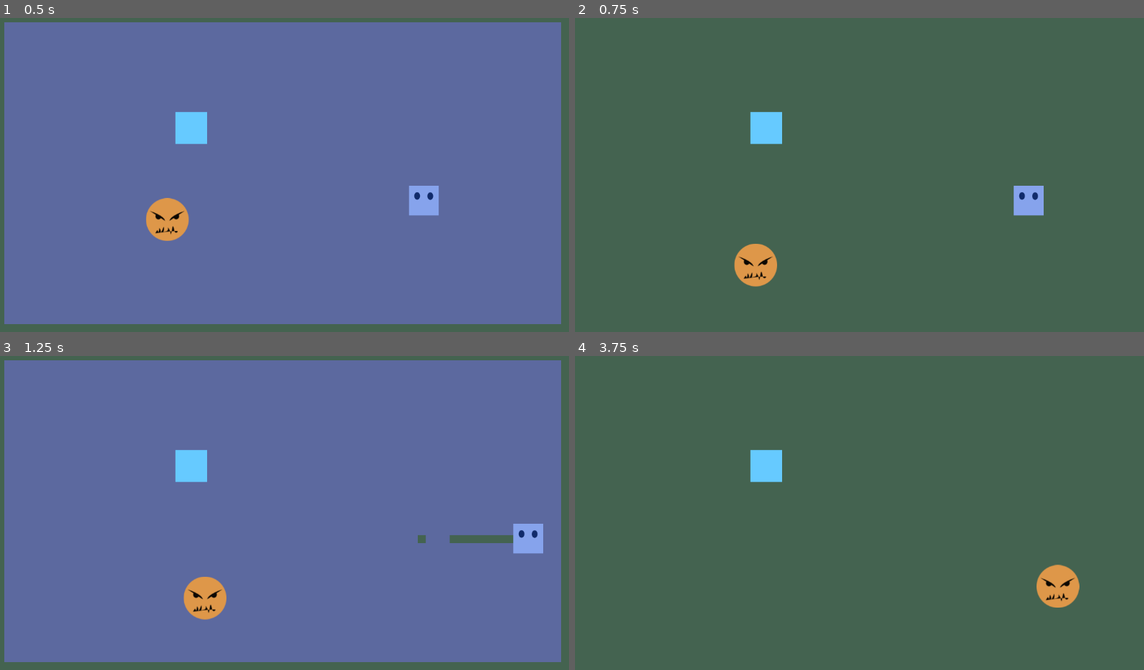
Above: before the commit, frames 1-4 (two rows, left to right).
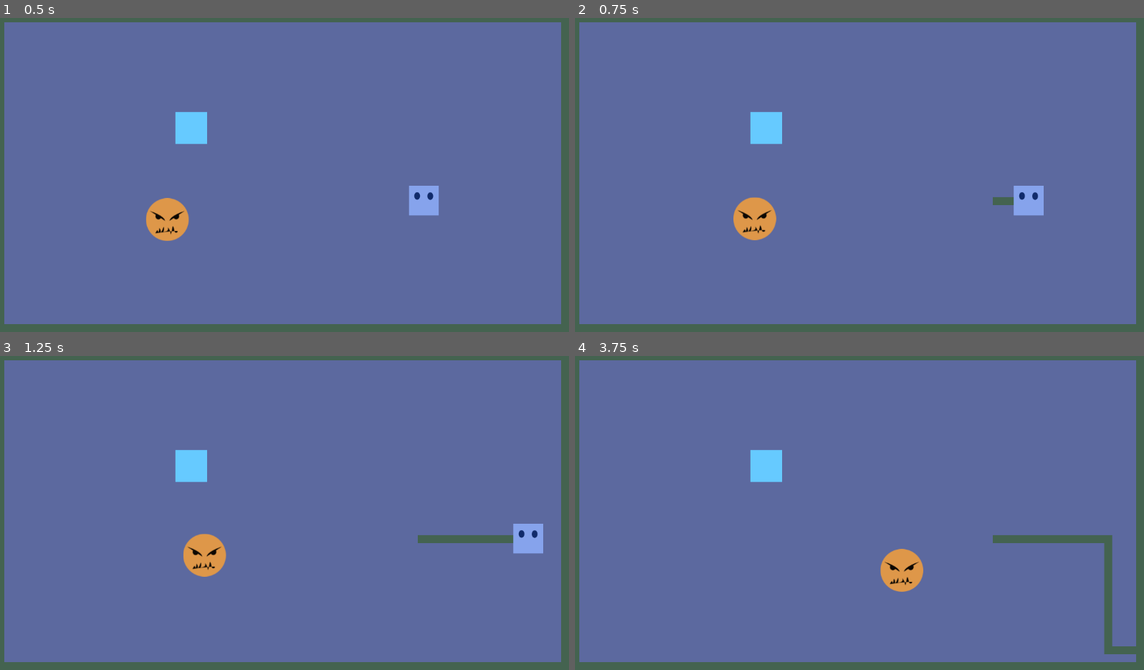
Above: after the commit, the same moments.

Repository: Ahmed-Dardouri/tile_eater
Game: Godot game, scene res://scenes/game.tscn
Same seed, same stepped clock (60 frames per second), same inputs: the game is played once before the commit and once after it.
Inputs (mouse positions are in pixels of both pictures, inside the frame that each line leads up to):
- Up to frame 1 (0.5 s): no input
- Up to frame 2 (0.75 s): move the mouse to (984, 156) at 0.52 s; hold Right (ui_right) from 0.53 s (still down); hold S (switch) from 0.53 s (still down); click (984, 156) at 0.67 s
- Up to frame 3 (1.25 s): keep holding Right (ui_right); keep holding S (switch)
- Up to frame 4 (3.75 s): move the mouse to (745, 528) at 1.27 s; release Right (ui_right) at 1.28 s; release S (switch) at 1.28 s; hold Down (ui_down) 1.28-2.03 s; tap S (switch) at 1.35, 2.85 s; click (745, 528) at 1.42 s; move the mouse to (916, 440) at 2.02 s; hold Right (ui_right) 2.03-2.78 s; hold S (switch) 2.03-2.78 s; tap F at 2.1 s; click (916, 440) at 2.17 s; move the mouse to (831, 575) at 2.77 s; hold Up (ui_up) 2.78-3.53 s; click (831, 575) at 2.92 s; move the mouse to (1030, 560) at 3.52 s; hold Left (ui_left) from 3.53 s (still down); hold S (switch) from 3.53 s (still down); click (1030, 560) at 3.67 s

Frame 1 is identical in both runs. In frame 2, 93% of the frame differs, in the area x 0-99%, y 1-98%; in frame 3, 1.8%; in frame 4, 92%.

Commit message:
Scary enemy gets you hahah

Diff:
--- a/scenes/player_cursor.tscn
+++ b/scenes/player_cursor.tscn
@@ -1,14 +1,18 @@
-[gd_scene load_steps=4 format=3 uid="uid://eyeo3xf0cpeu"]
+[gd_scene load_steps=5 format=3 uid="uid://eyeo3xf0cpeu"]
 
 [ext_resource type="Script" uid="uid://dvh6tpporp5po" path="res://scripts/player_cursor.gd" id="1_jnbgc"]
 [ext_resource type="Texture2D" uid="uid://dhckx3t4bxmwn" path="res://sprites/player.png" id="1_uwxsh"]
 
 [sub_resource type="RectangleShape2D" id="RectangleShape2D_uwxsh"]
-size = Vector2(60, 60)
+size = Vector2(54, 54)
+
+[sub_resource type="RectangleShape2D" id="RectangleShape2D_jnbgc"]
+size = Vector2(58, 58)
 
 [node name="player_cursor" type="CharacterBody2D"]
 collision_layer = 2
 collision_mask = 2
+motion_mode = 1
 script = ExtResource("1_jnbgc")
 
 [node name="Sprite2D" type="Sprite2D" parent="."]
@@ -16,3 +20,10 @@
 
 [node name="CollisionShape2D" type="CollisionShape2D" parent="."]
 shape = SubResource("RectangleShape2D_uwxsh")
+
+[node name="EnemyCollisionDetector" type="Area2D" parent="."]
+collision_layer = 0
+collision_mask = 2
+
+[node name="CollisionShape2D" type="CollisionShape2D" parent="EnemyCollisionDetector"]
+shape = SubResource("RectangleShape2D_jnbgc")
--- a/scripts/enemy.gd
+++ b/scripts/enemy.gd
@@ -3,6 +3,7 @@
 
 var max_speed = 100
 var acceleration = 1000
+var random_movement_duration = 10000000
 
 
 func get_direction_to_player() -> Vector2:
@@ -19,6 +20,19 @@
 	accelerate_in_direction(direction)
 
 
+func accelerate_to_random_direction():
+	var angle = randf() * 2 * PI
+	var direction = Vector2(cos(angle), sin(angle))
+	accelerate_in_direction(direction)
+
+
 func _process(delta: float) -> void:
-	accelerate_to_player()
+	if !player.is_player_safe:
+		accelerate_to_player()
+		random_movement_duration = 5
+	elif random_movement_duration > 2.5:
+		accelerate_to_random_direction()
+		random_movement_duration = 0
+	else:
+		random_movement_duration += delta
 	move_and_slide()
--- a/scripts/player_cursor.gd
+++ b/scripts/player_cursor.gd
@@ -5,28 +5,16 @@
 signal claim_tile_sig(x, y)
 
 const SPEED = 300.0
-const JUMP_VELOCITY = -400.0
-
-var top_left_corner := Vector2(0, 0)
-var bottom_right_corner := Vector2(0, 0)
-var edge_half_size = Vector2(10, 10)
 
 var previous_tile := Vector2.ZERO
 var is_previous_tile_claimed := true
+var is_player_safe = false
 
 
 func _ready() -> void:
+	$EnemyCollisionDetector.body_entered.connect(_on_body_entered)
 	previous_tile = tilemapper.GetTileFromGlobalPos(position)
-
-
-func _input(event: InputEvent) -> void:
-	if event is InputEventMouseButton:
-		if event.pressed:
-			var mouse_pos_global = get_global_mouse_position()
-			var tile_coords = tilemapper.GetTileFromGlobalPos(mouse_pos_global)
-			tilemapper.CutRegion(tile_coords.x, tile_coords.y)
-	if Input.is_action_pressed("switch"):
-		tilemapper.switchLayer()
+	is_player_safe = IsPlayerSafe()
 
 
 func _process(delta: float) -> void:
@@ -54,3 +42,26 @@
 	if cur_tile_coords != previous_tile:
 		previous_tile = cur_tile_coords
 		is_previous_tile_claimed = is_cur_tile_claimed
+		is_player_safe = IsPlayerSafe()
+
+
+func IsPlayerSafe() -> bool:
+	var pos = position
+	var points = []
+
+	points.append(pos + Vector2(30, 30))
+	points.append(pos + Vector2(30, -30))
+	points.append(pos + Vector2(-30, 30))
+	points.append(pos + Vector2(-30, -30))
+
+	for point in points:
+		var tile_pos = tilemapper.GetTileFromGlobalPos(point)
+		if !tilemapper.TileClaimed(tile_pos.x, tile_pos.y):
+			return false
+
+	return true
+
+
+func _on_body_entered(body):
+	if body == enemy:
+		print("The SCARY MONSTER got you!!")
